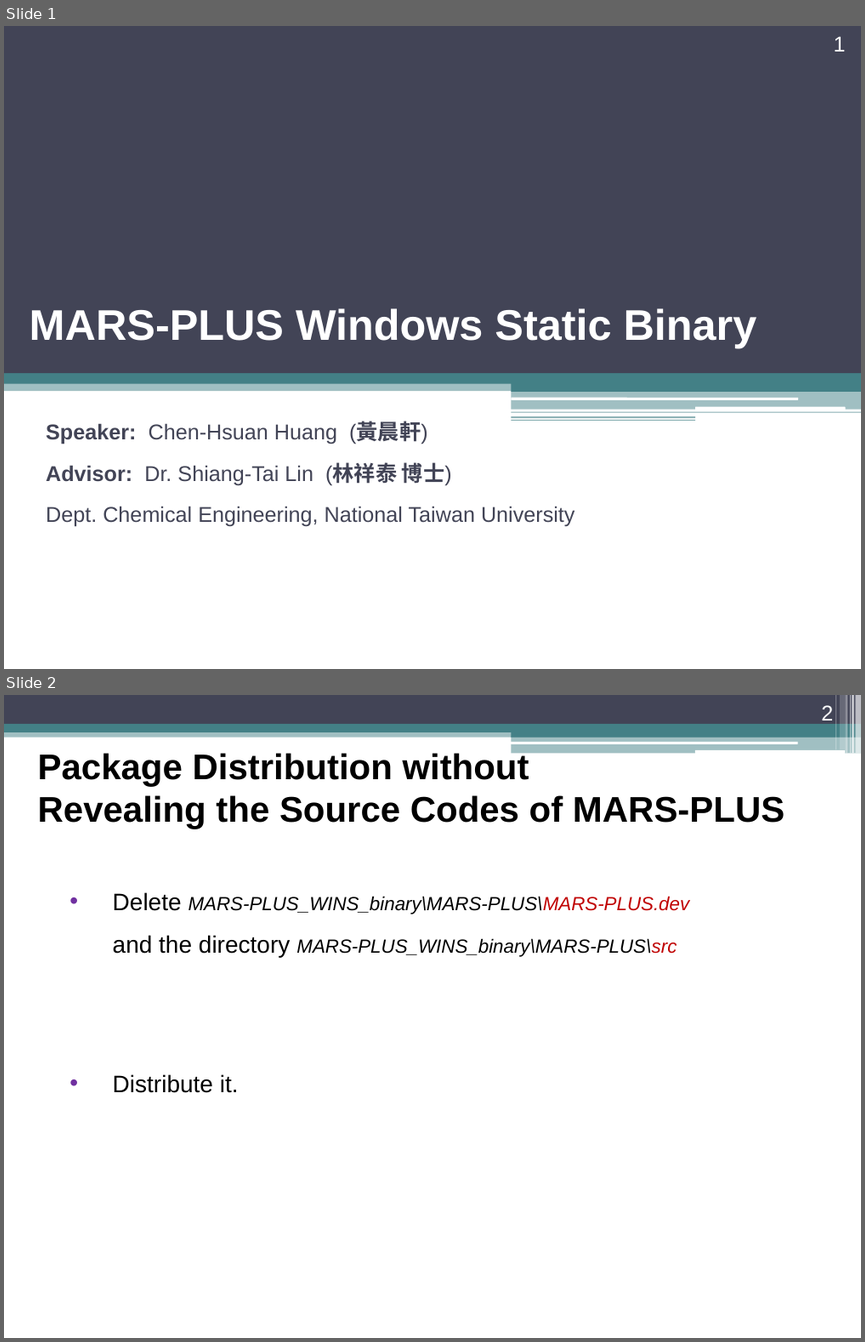
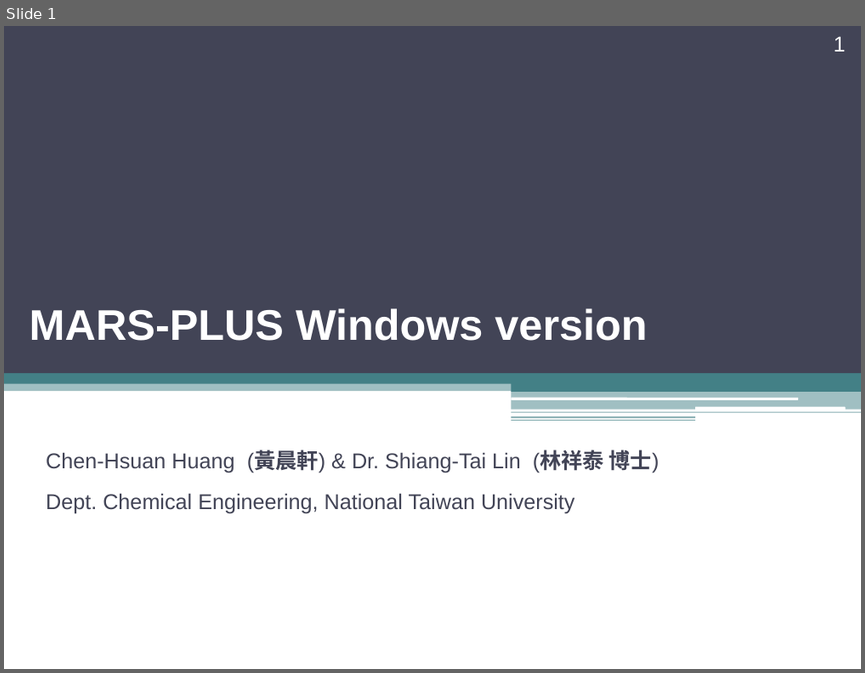
Before and after one commit to renan991995/MARS-PLUS-Wins, a slide deck: Notes.pptx. Shown one above the other, each under a label of ours: slides 1 and 2 before the commit, slide 1 after it. The pictures are 865x1342 and 865x673 pixels, drawn with LibreOffice and Linux fonts; fonts in the diff are those of the drawing. Boxes give left, top, right and bottom in pixels: in the first picture for what was removed or moved away, otherwise in the second. Text is boxed around its words. In the diff, an @@ line names an element or a change of style, - is before the commit and + after.

Commit message:
20230610 MARS-PLUS-Wins

```diff
--- a/Notes.pptx
+++ b/Notes.pptx
@@ slide 2 removed at box(4, 695, 861, 1338), background #FFFFFF @@
@@ rectangle removed at box(4, 695, 861, 724) @@
@@ page number removed at box(821, 705, 833, 726) @@
-2
@@ rectangle removed at box(835, 695, 836, 750) @@
@@ rectangle removed at box(840, 695, 845, 750) @@
@@ rectangle removed at box(846, 695, 848, 754) @@
@@ rectangle removed at box(850, 695, 851, 754) @@
@@ rectangle removed at box(851, 695, 854, 754) @@
@@ rectangle removed at box(856, 695, 861, 754) @@
@@ rectangle removed at box(4, 729, 861, 737) @@
@@ rectangle removed at box(4, 724, 861, 732) @@
@@ rounded rectangle removed at box(511, 741, 797, 743) @@
@@ rectangle removed at box(511, 728, 861, 737) @@
@@ rectangle removed at box(511, 736, 861, 754) @@
@@ text removed at box(38, 750, 784, 829) @@
-Package Distribution without
-Revealing the Source Codes of MARS-PLUS
@@ rounded rectangle removed at box(694, 750, 845, 754) @@
@@ text removed at box(113, 892, 690, 957) @@
-• Delete MARS-PLUS_WINS_binary\MARS-PLUS\MARS-PLUS.dev
-  and the directory MARS-PLUS_WINS_binary\MARS-PLUS\src
@@ text removed at box(113, 1074, 239, 1093) @@
-• Distribute it.
@@ slide 1 changed as well @@
@@ title at box(30, 308, 647, 340): text changed @@
-MARS-PLUS Windows Static Binary
+MARS-PLUS Windows version
@@ subtitle at box(46, 449, 659, 473): text changed @@
-Speaker: Chen-Hsuan Huang (黃晨軒)
-Advisor: Dr. Shiang-Tai Lin (林祥泰 博士)
+Chen-Hsuan Huang (黃晨軒) & Dr. Shiang-Tai Lin (林祥泰 博士)
```
Also in this commit, not shown: 6 other slides changed, 1 slide added, 1 other slide removed, 4 other files.
